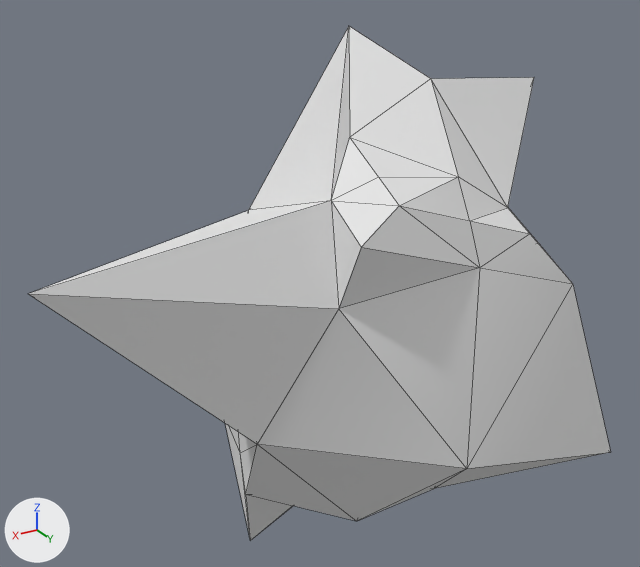
The OBJ model models/new.obj as it was, and as the next commit left it.
Both versions are drawn from a 50 mm lens placed at (56.7, 78.0, 46.2), pointed at (6.9, -4.9, 4.7). The axes (+X, +Y, +Z) are drawn at lower left. The lights are the same throughout. Mesh edges are drawn as thin lines. Where no turn or scale is listed for an object, it has been applied to the vertices.

Objects in the first picture: 'objMesh'.
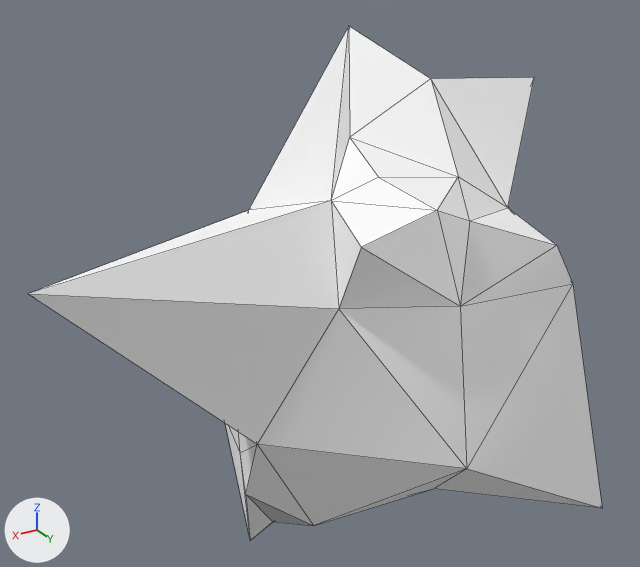
The newer file is also turned or shifted as a whole; pictures and numbers use the older file's frame.

The change, as a list of edits to the scene's bpy script:
```text
Add mat_default:
    mat_default = principled_material('default')
    mat_default.base_color = (1.0, 1.0, 1.0)  # white #ffffff
    mat_default.roughness = 1.0
Change me_objmesh:
    where me_objmesh.from_pydata(...)  # 42 vertices, 80 faces; spans x -26.1..41.2, y -22.5..18.3, z -36.9..33.6
    used by ob_objmesh; location = (0.0, 0.0, 0.0)
    remove me_objmesh.materials.append(mat_glass___nodes)  # white #e7e7e7
    me_objmesh part 1
    me_objmesh.vertices[19].co: (8.9, -4.7, -24.6) -> (14.2, -4.7, -26.8)  # not seen -> pixel (272, 521)
    me_objmesh.vertices[23].co: (-18.3, -0.1, -10.4) -> (-11.6, -10.5, -8.5)
    me_objmesh.vertices[26].co: (-26.1, 13.7, -19.6) -> (-26.1, 13.7, -28.5)  # pixel (610, 452) -> pixel (602, 508)
    me_objmesh.vertices[31].co: (7.1, 4.2, -23.6) -> (12.1, 2.2, -23.6)  # pixel (356, 521) -> pixel (313, 525)
    me_objmesh.vertices[32].co: (-0.4, -3.8, -25.1) -> (3.2, -3.8, -28.8)
    me_objmesh.vertices[37].co: (-6.2, -13.8, -9.9) -> (-6.2, -10.1, -9.9)
    me_objmesh part 2
    me_objmesh.vertices[2].co: (8.7, 12.6, 19.6) -> (6.0, 15.0, 19.4)  # pixel (399, 205) -> pixel (437, 210)
    me_objmesh.vertices[5].co: (-0.9, 13.9, 11.7) -> (-0.9, 11.3, 6.3)  # pixel (479, 267) -> pixel (460, 306)
    me_objmesh.vertices[6].co: (-9.2, 12.2, 13.3) -> (-9.2, 16.3, 13.3)  # pixel (529, 233) -> pixel (556, 245)
    add me_objmesh.materials.append(mat_default)  # white #ffffff
```

Pixel boxes (x1, y1, x2, y2) of what changed, in the pictures (640 x 567 px; the box of a moved part takes in the faces that stretch with it):
'objMesh', recoloured, reshaped: before (29, 26, 611, 540); after (29, 26, 602, 540)
part 1 of me_objmesh, moved or reshaped: before (246, 284, 611, 540); after (246, 284, 602, 540)
part 2 of me_objmesh, moved or reshaped: (331, 177, 573, 468) in both
